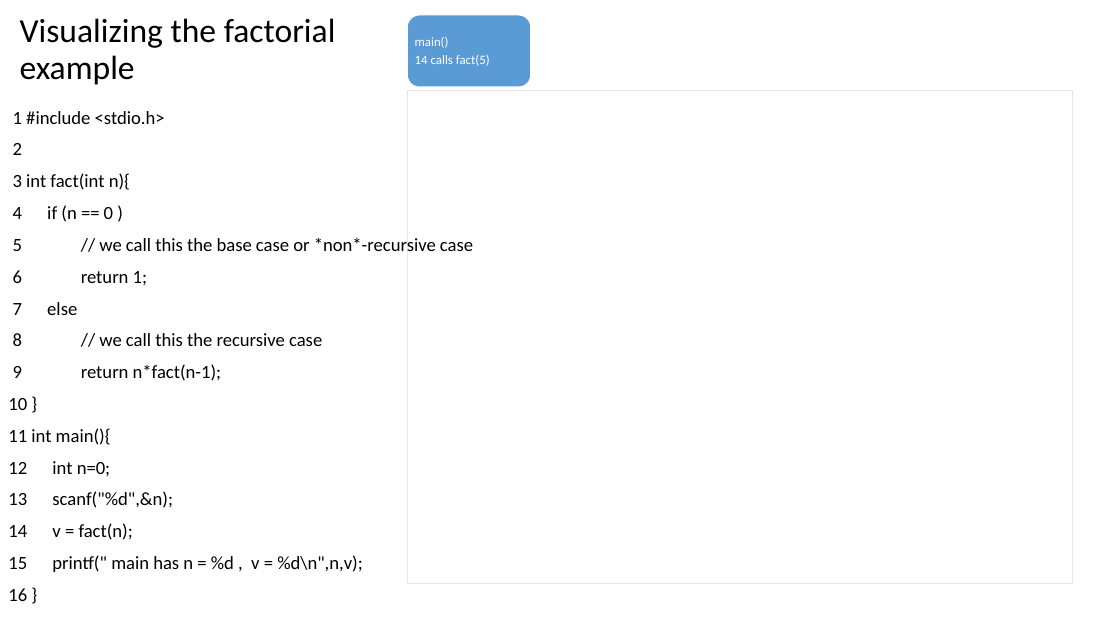
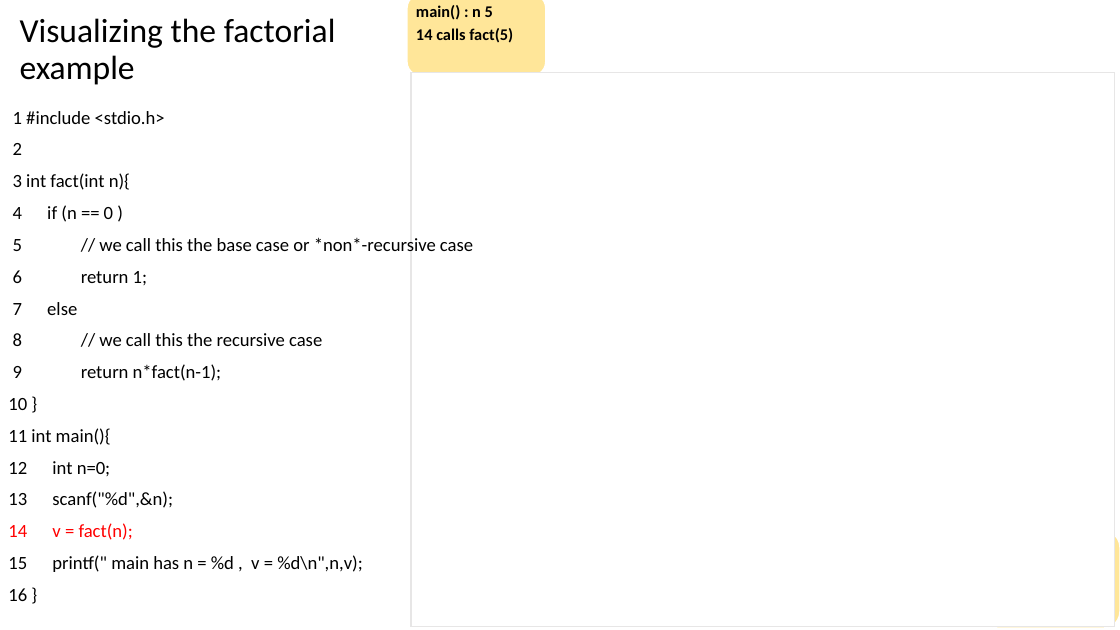
Before and after one commit to rbadrinath/FCP, a slide deck: slide 8 of CLASS/Function-call.pptx. Drawn at 1120x630 pixels with LibreOffice and Linux fonts; fonts in the diff are those of the drawing. Boxes give left, top, right and bottom in pixels: in the first picture for what was removed or moved away, otherwise in the second. Text is boxed around its words. In the diff, an @@ line names an element or a change of style, - is before the commit and + after.

```diff
--- a/CLASS/Function-call.pptx
+++ b/CLASS/Function-call.pptx
@@ rounded rectangle: place and size @@
-rounded rectangle at (408,15,531,87)
+rounded rectangle at (408,0,546,75)
@@ rounded rectangle at (408,0,546,75): fill #5B9BD5 to #FFE699 @@
@@ text "main() : n 5": place and size @@
-text "main() : n 5" at (415,37,490,66)
+text "main() : n 5" at (416,5,513,43)
@@ text "main() : n 5" at (416,5,513,43): vertical alignment middle to top @@
@@ text at (416,5,493,20): text changed; size 11 to 14 pt; text colour #FFFFFF to #000000; bold on @@
-main()
+main() : n 5
@@ text at (416,28,513,43): size 11 to 14 pt, text colour #FFFFFF to #000000, bold on in "14 calls fact(5)"; more space between paragraphs @@
@@ rectangle: place and size @@
-rectangle at (408,91,1072,584)
+rectangle at (411,72,1115,627)
@@ text at (8,523,133,540): text colour #000000 to #FF0000 in "14 v = fact(n);" @@
@@ rounded rectangle added at (981,531,1120,628), fill #FFE699, outline #FFFFFF 1 pt @@
```
Also in this commit, not shown: 13 slides added.
